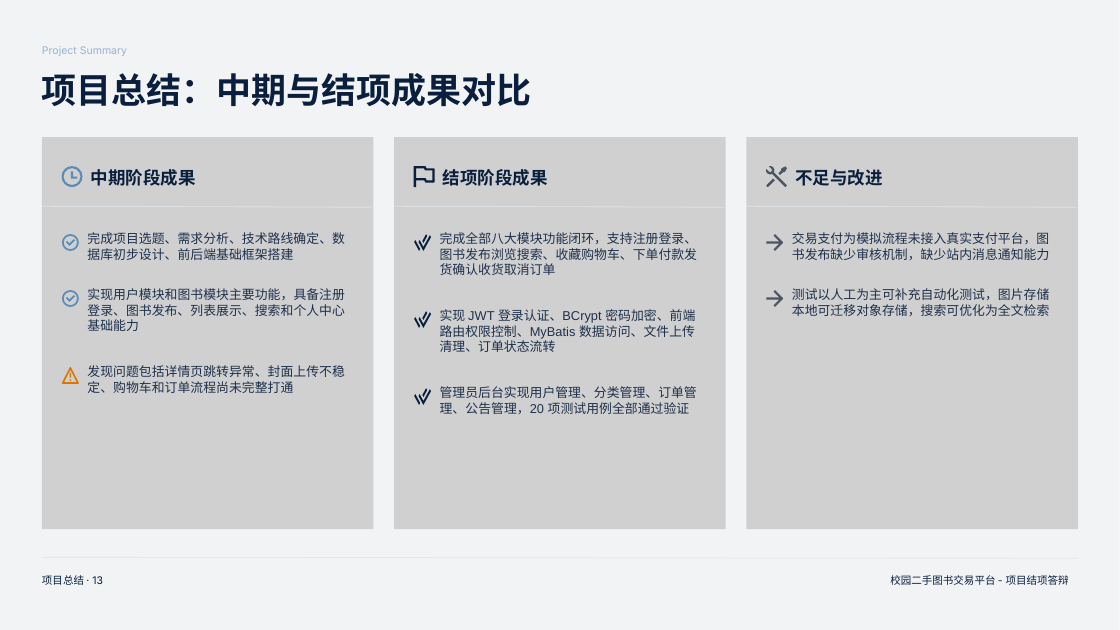
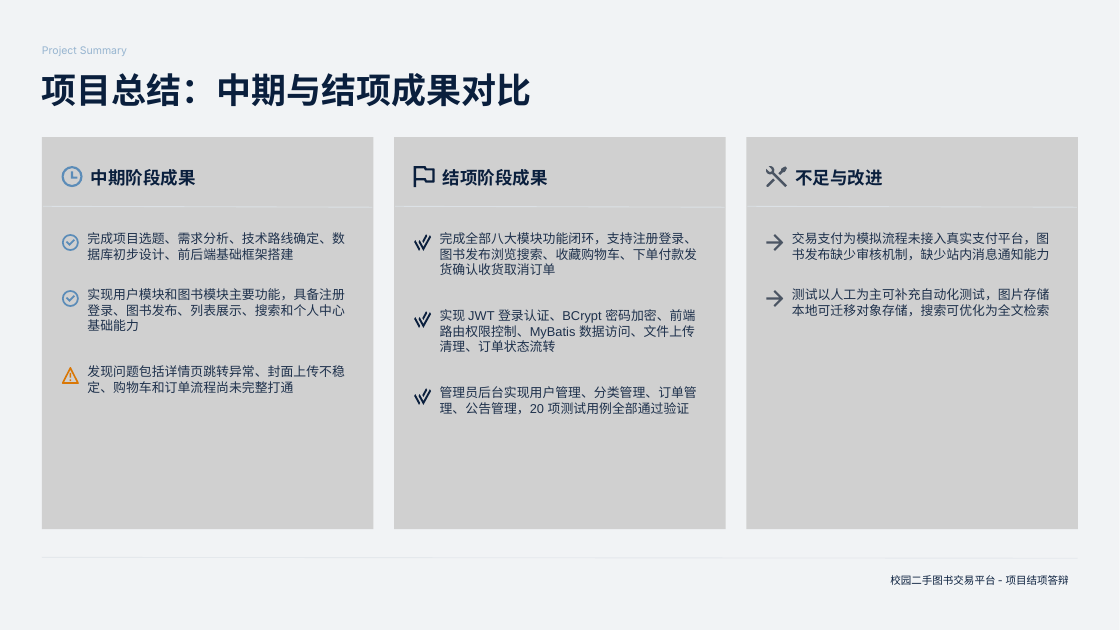
Before and after one commit to fonkin-red/campus-book-trade, a slide deck: slide 13 of docs/report/校园二手图书交易平台 - 项目结项答辩.pptx. Drawn at 1120x630 pixels with LibreOffice and Linux fonts; fonts in the diff are those of the drawing; grey boxes stand for pictures. Boxes give left, top, right and bottom in pixels: in the first picture for what was removed or moved away, otherwise in the second. Text is boxed around its words. In the diff, an @@ line names an element or a change of style, - is before the commit and + after.

```diff
--- a/docs/report/校园二手图书交易平台 - 项目结项答辩.pptx
+++ b/docs/report/校园二手图书交易平台 - 项目结项答辩.pptx
@@ text removed at (42, 575, 103, 585) @@
-项目总结 · 13
```
Also in this commit, not shown: 8 other slides changed.
